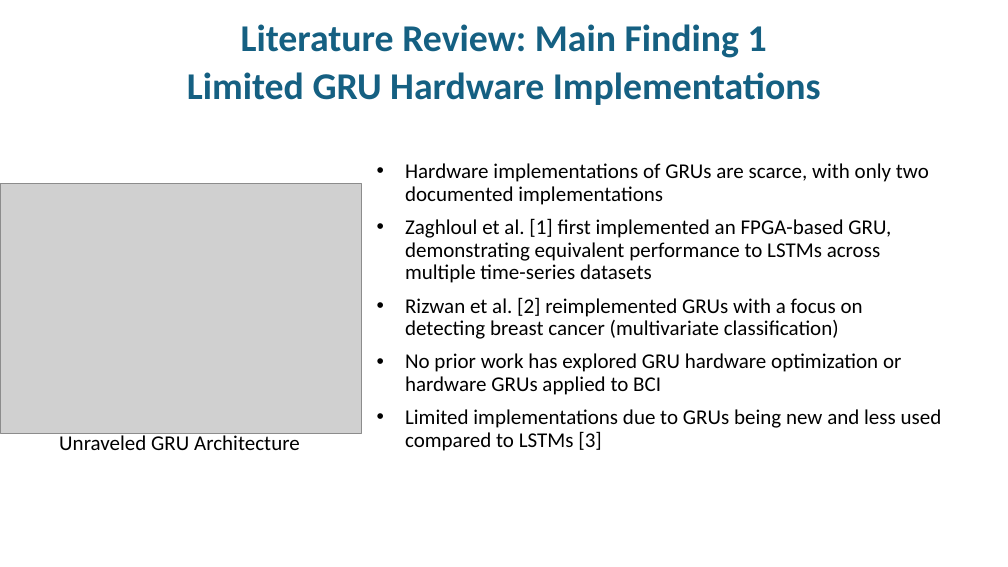
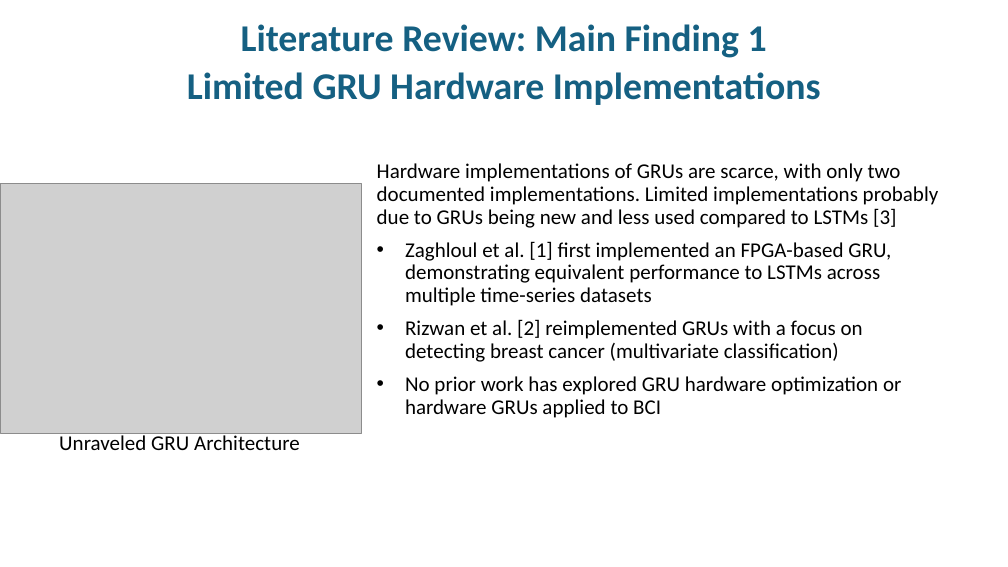
Before and after one commit to thesixtium/gru-hardware-implementation-and-optimization, a slide deck: slide 4 of Thesis Proposal Defence.pptx. Drawn at 1008x567 pixels with LibreOffice and Linux fonts; fonts in the diff are those of the drawing; grey boxes stand for pictures; background and template pictures are left out. Boxes give left, top, right and bottom in pixels: in the first picture for what was removed or moved away, otherwise in the second. Text is boxed around its words. In the diff, an @@ line names an element or a change of style, - is before the commit and + after.

```diff
--- a/Thesis Proposal Defence.pptx
+++ b/Thesis Proposal Defence.pptx
@@ text at bbox=[377, 163, 939, 228]: text changed @@
-• Hardware implementations of GRUs are scarce, with only two documented implementations
+Hardware implementations of GRUs are scarce, with only two documented implementations. Limited implementations probably due to GRUs being new and less used compared to LSTMs [3]
@@ text at bbox=[405, 409, 942, 451]: paragraph removed @@
-• Limited implementations due to GRUs being new and less used compared to LSTMs [3]
```
Also in this commit, not shown: 4 other slides changed.
